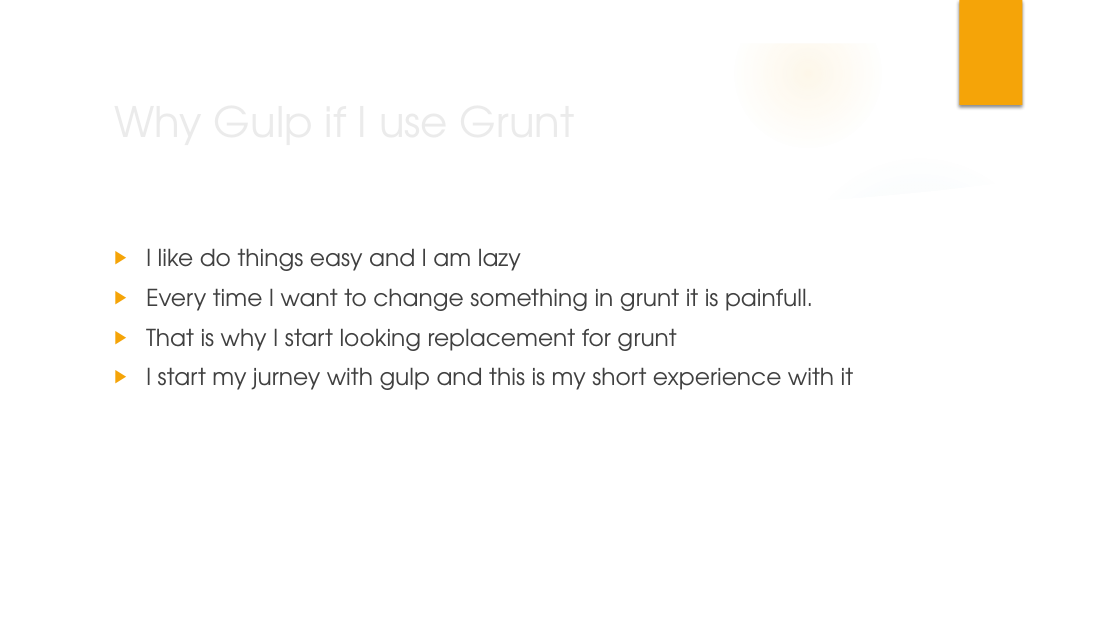
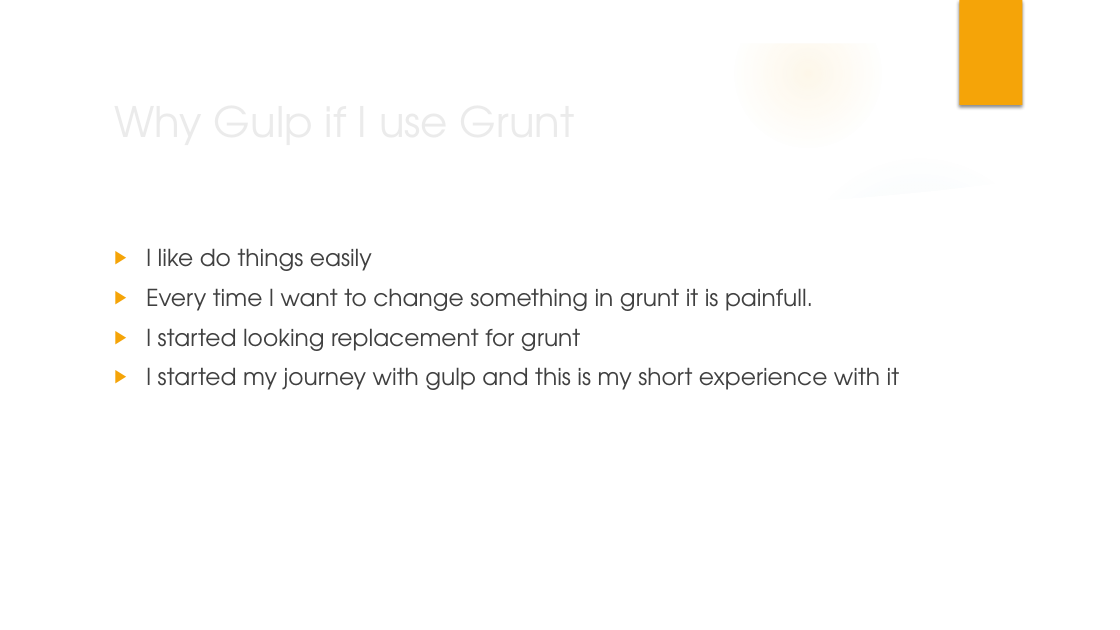
Before and after one commit to wolszakp/so-call-gulp-start, a slide deck: slide 6 of 2016-05-05_Automation_with_Gulp.pptx (slide 5 before the commit). Drawn at 1120x630 pixels with LibreOffice and Linux fonts; fonts in the diff are those of the drawing; background and template pictures are left out. Boxes give left, top, right and bottom in pixels: in the first picture for what was removed or moved away, otherwise in the second. Text is boxed around its words. In the diff, an @@ line names an element or a change of style, - is before the commit and + after.

```diff
--- a/2016-05-05_Automation_with_Gulp.pptx
+++ b/2016-05-05_Automation_with_Gulp.pptx
@@ text at bbox=[146, 248, 372, 271]: text changed @@
-▶ I like do things easy and I am lazy
+▶ I like do things easily
@@ text at bbox=[146, 328, 900, 390]: text changed @@
-▶ That is why I start looking replacement for grunt
-▶ I start my jurney with gulp and this is my short experience with it
+▶ I started looking replacement for grunt
+▶ I started my journey with gulp and this is my short experience with it
```
Also in this commit, not shown: 2 other slides changed, 1 other file.
